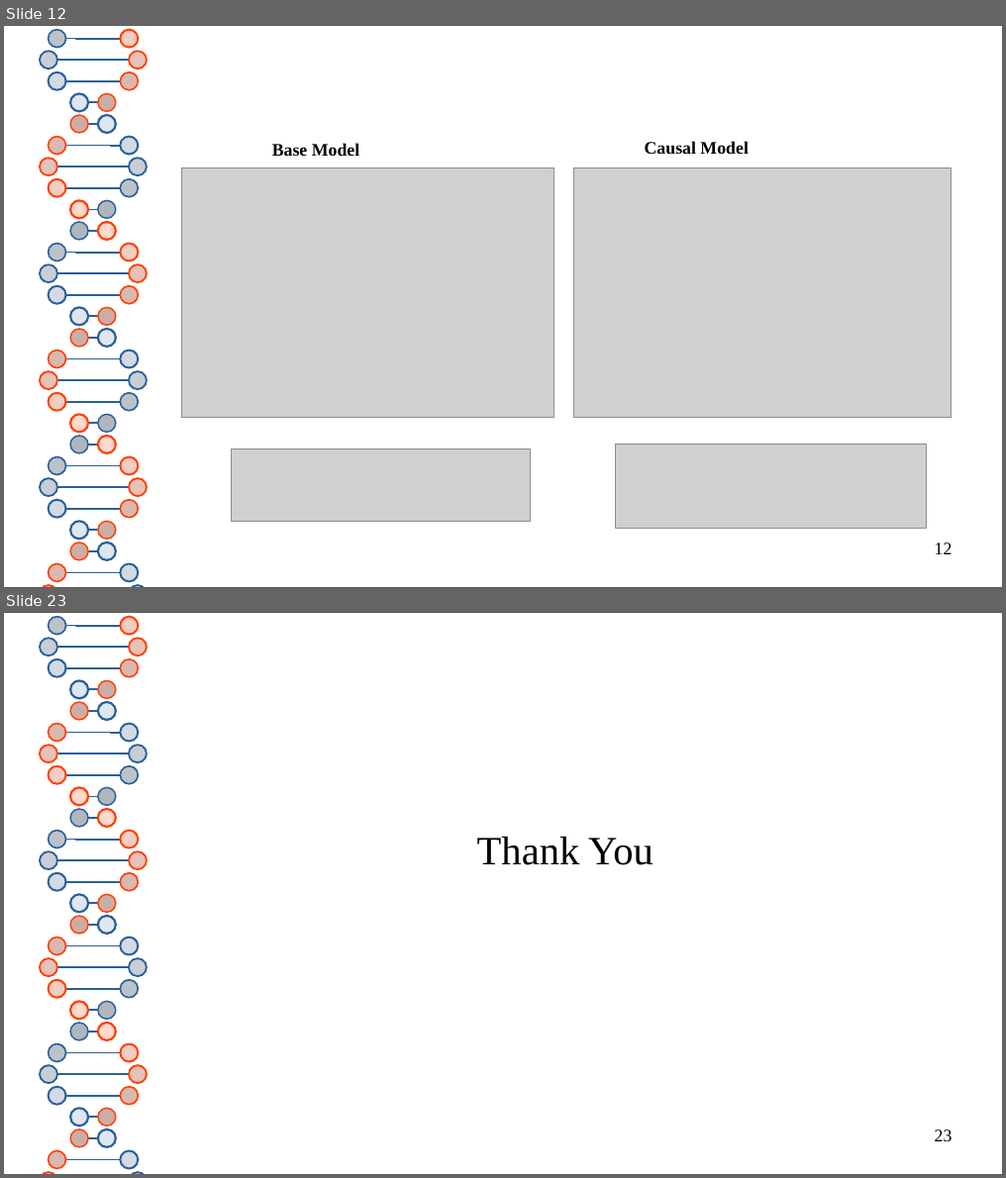
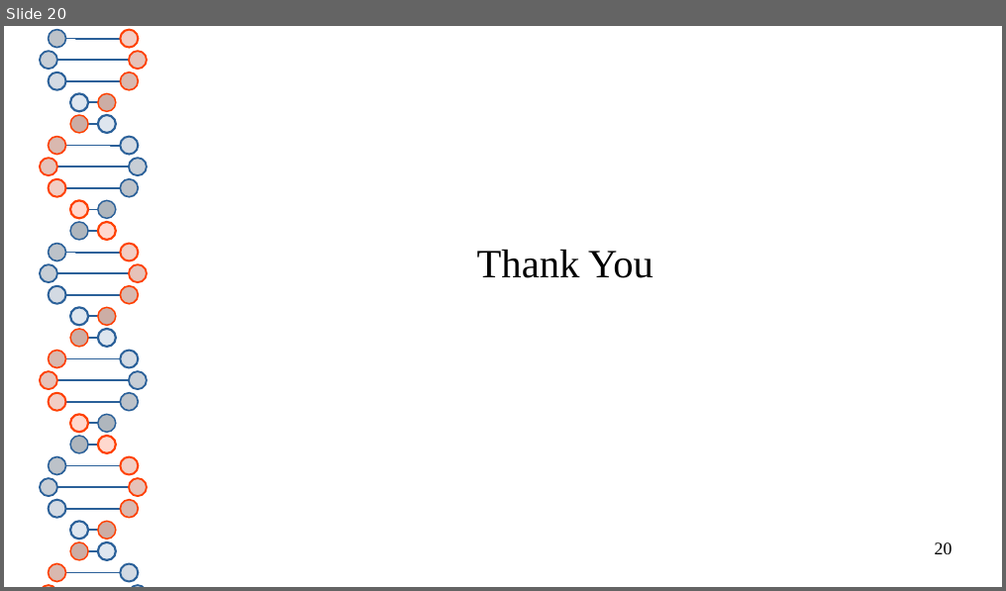
Before and after one commit to thash-jkr/Schrodinger-PINN, a slide deck: report/progress_presentation.odp. Shown one above the other, each under a label of ours: slides 12 and 23 before the commit, slide 20 after it; the slides between them are not shown. The pictures are 1006x1178 and 1006x591 pixels, drawn with LibreOffice and Linux fonts; fonts in the diff are those of the drawing; grey boxes stand for pictures. Boxes give left, top, right and bottom in pixels: in the first picture for what was removed or moved away, otherwise in the second. Text is boxed around its words. In the diff, an @@ line names an element or a change of style, - is before the commit and + after.

```diff
--- a/report/progress_presentation.odp
+++ b/report/progress_presentation.odp
@@ slide 12 removed at [4, 26, 1002, 587], background #FFFFFF; not listed: 80 template elements that a slide beside it also shows @@
@@ text removed at [272, 143, 359, 156] @@
-Base Model
@@ text removed at [645, 141, 747, 155] @@
-Causal Model
@@ picture removed at [182, 169, 554, 418] @@
@@ picture removed at [574, 169, 951, 418] @@
@@ picture removed at [231, 450, 530, 522] @@
@@ picture removed at [616, 445, 927, 529] @@
@@ page number removed at [935, 543, 952, 555] @@
-12
@@ what was slide 23 is now slide 20 @@
@@ page number at [935, 543, 952, 555]: text changed @@
-23
+20
```
Also in this commit, not shown: 16 slides changed, 3 slides added, 5 other slides removed, 5 other files.
